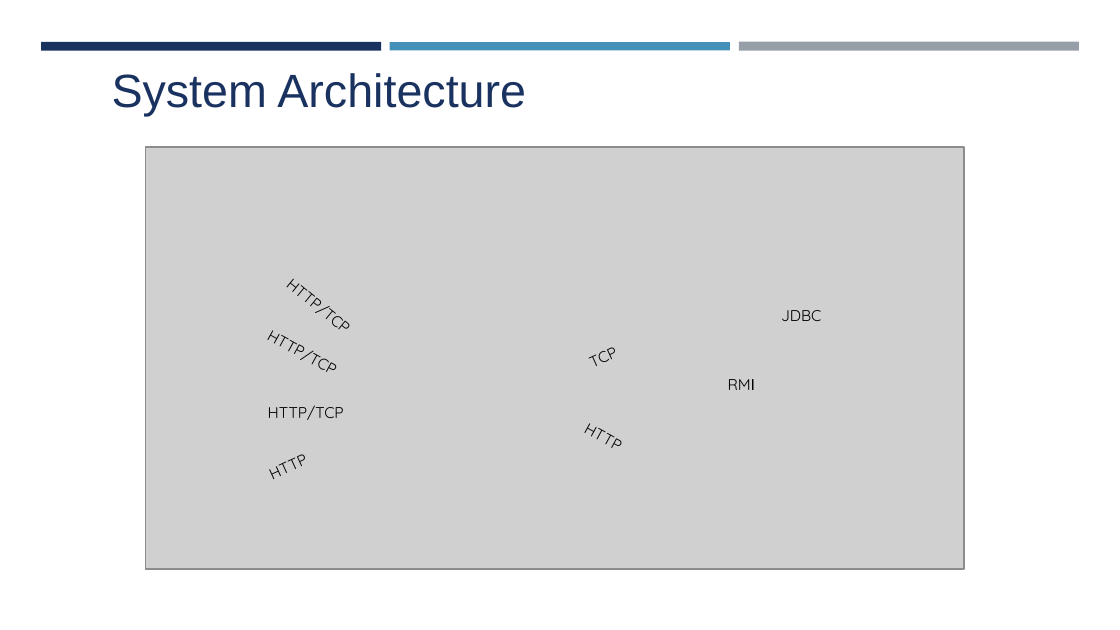
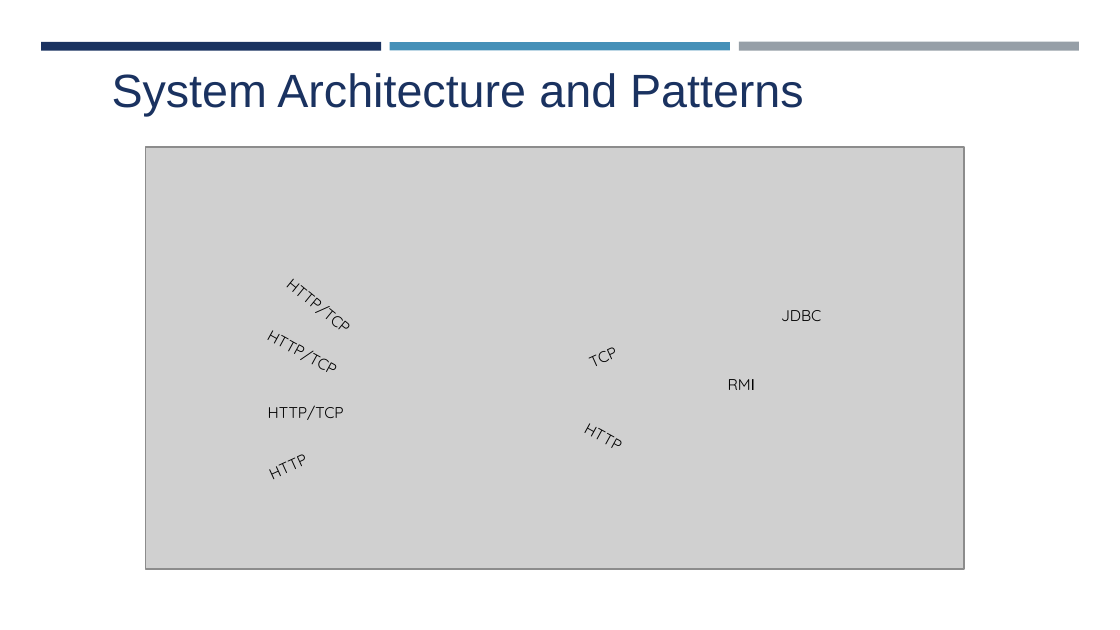
Before and after one commit to lucaalessandrelli/trackme, a slide deck: slide 8 of SEProject.pptx. Drawn at 1120x630 pixels with LibreOffice and Linux fonts; fonts in the diff are those of the drawing; grey boxes stand for pictures. Boxes give left, top, right and bottom in pixels: in the first picture for what was removed or moved away, otherwise in the second. Text is boxed around its words. In the diff, an @@ line names an element or a change of style, - is before the commit and + after.

```diff
--- a/SEProject.pptx
+++ b/SEProject.pptx
@@ title at <box>112,73,804,116</box>: text changed @@
-System Architecture
+System Architecture and Patterns
```
Also in this commit, not shown: 2 other slides changed.
